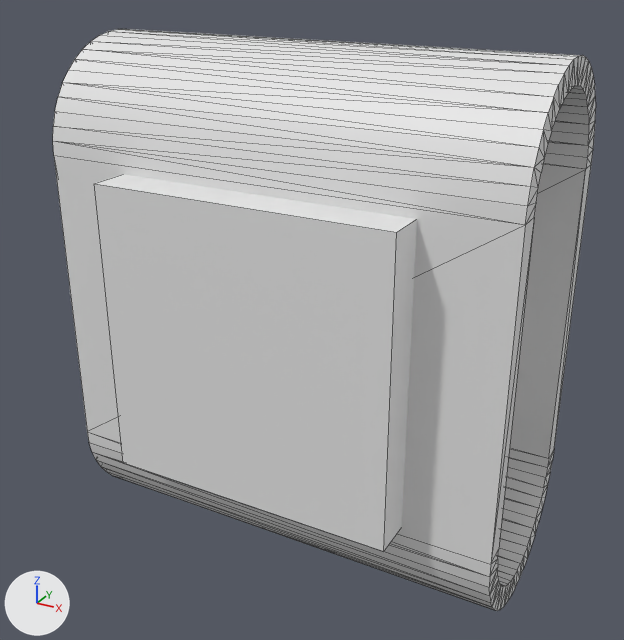
Before and after pictures for a commit that changed the Blender file vr/ankermount.blend.
Before and after are seen from a camera (50 mm lens) standing at (50.3, -92.8, 44.7) and looking at (-0.3, -0.8, -1.3). Lighting does not change. The marker at lower left points along +X, +Y and +Z. Mesh edges are drawn as thin lines.

In view in the first picture: 'Anker_20100_Holder_Long', 'Cube'.
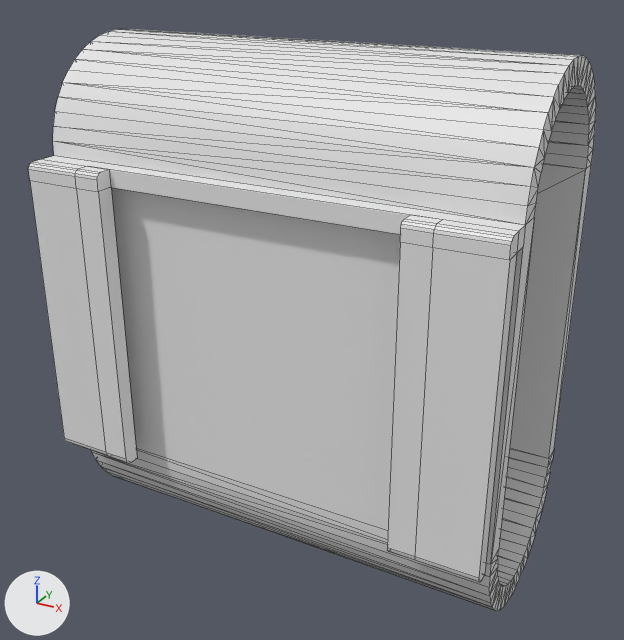
Commit message: Mark 1 anker holder

Diff of the bpy script that builds the scene:
```diff
--- a/vr/ankermount.blend.py
+++ b/vr/ankermount.blend.py
@@ me_anker_20100_holder_long @@
 # used by ob_anker_20100_holder_long; location = (-30.0, 0.0, 0.0); rotation_euler = (0.0, 1.571, 0.0), in degrees (0, 90, 0)
-me_anker_20100_holder_long.from_pydata(...)  # 224 vertices, 437 faces; spans x -34.0..34.0, y -14.0..14.0, z 0.0..60.0
+me_anker_20100_holder_long.from_pydata(...)  # 299 vertices, 495 faces; spans x -34.0..34.0, y -18.4..14.0, z 0.0..60.0
+# me_anker_20100_holder_long part 1
+# 4 faces are deleted
+# 30 vertices are added at x -20.0..19.9, y -18.4..-14.0, z 0.0..60.0
+# 24 new vertices lie (0.0, 0.0, 7.5) away from vertices in x -20.0..19.9, y -18.4..-16.1, z 0.0..52.5
+# 12 new vertices lie (0.0, 0.0, 3.4) away from vertices in x -20.0..19.9, y -18.4..-16.1, z 7.5
+# 9 new vertices lie (0.0, 0.0, -3.4) away from vertices in x -20.0..19.9, y -18.4..-16.1, z 52.5
+# 62 new faces join them
@@ ob_cube @@
 ob_cube.location = (0.0, 0.0, 0.0)
+ob_cube.hide_set(True)
```

Pixel boxes (x1, y1, x2, y2) of what changed, in the pictures (624 x 640 px):
'Anker_20100_Holder_Long', reshaped
    before: (53, 29, 596, 611)
    after: (28, 29, 596, 611)
'Cube', hidden
    before: (95, 174, 417, 552)
part 1 of me_anker_20100_holder_long, built on
    before: (54, 156, 534, 564)
    after: (28, 156, 534, 582)
